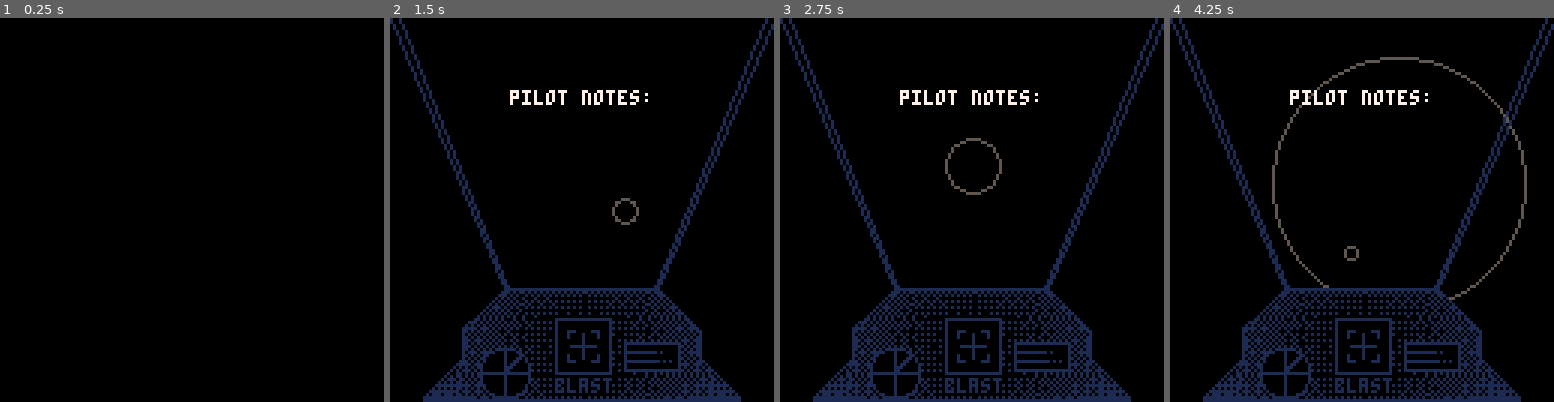
Above: before the commit, frames 1-4 (left to right).
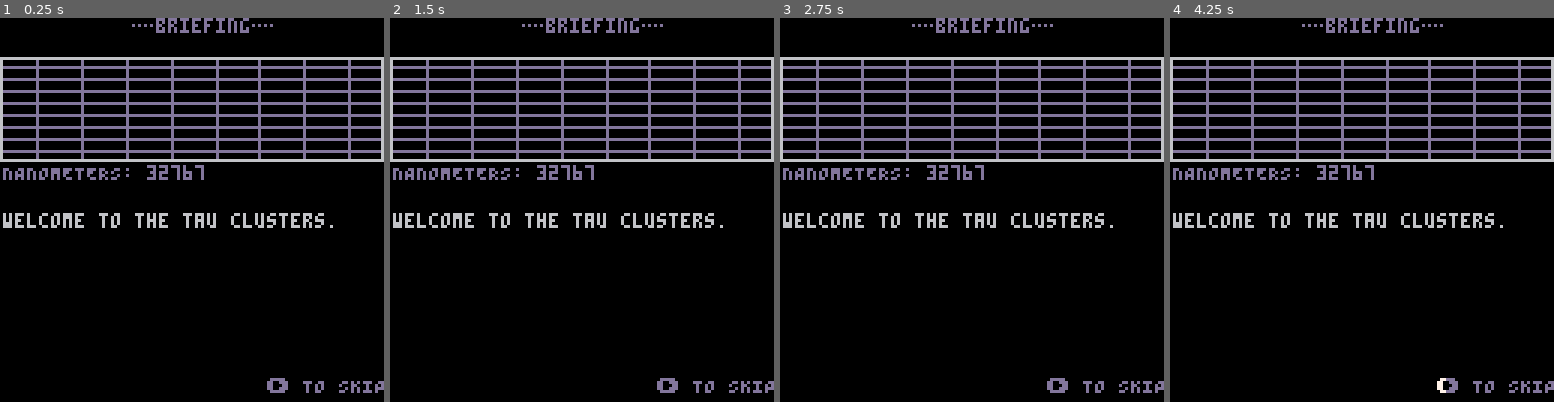
Above: after the commit, the same moments.

Repository: caseylabrack/laser
Game: PICO-8 cartridge zaag.p8
Two runs of this game, one before a commit and one after it. Both use one fixed random seed, a clock stepped at 60 frames per second and the inputs below.
Inputs:
- Up to frame 1 (0.25 s): no input
- Up to frame 2 (1.5 s): tap O (Z key) at 0.33, 0.7, 1.43 s; tap X (X key) at 1.07 s
- Up to frame 3 (2.75 s): hold Left 1.97-2.37 s; tap X (X key) at 2.07, 2.4, 2.73 s; tap O (Z key) at 2.22 s; hold Down from 2.42 s (still down)
- Up to frame 4 (4.25 s): release Down at 2.82 s; hold Right 2.87-3.53 s; tap X (X key) every 0.33 s from 3.07 to 4.07 s; tap O (Z key) at 3.1, 3.98 s; hold Up 3.58-4.08 s; hold Right from 4.13 s (still down)

The runs differ from the first frame. In frame 1, 12% of the frame differs, in the area x 0-100%, y 0-98%; in frame 2, 23%; in frame 3, 23%; in frame 4, 24%, in the area x 0-100%, y 0-100%.

Commit message:
boss intro and some token freeing

Diff:
--- a/zaag.p8
+++ b/zaag.p8
@@ -13,6 +13,7 @@
 -- deepest high score
 -- test repulsive force for seekers
 -- palette bug?
+-- token optimization: multiline cprint?
 
 --😐:
 -- unique death animations
@@ -141,9 +142,9 @@
 	end
 
 	_update60=_mainupdate
---	_draw=_maindraw
-			_draw=_outro
---	slides()
+	_draw=_maindraw
+--			_draw=_outro
+	slides()
 
 --	menuitem(1, "swap ❎/🅾️ btns", btns_toggle)
 --	menuitem(2, "save screenshot", function () extcmd("screen") end)
@@ -178,16 +179,12 @@
 --function _update60()
 function _mainupdate()
 
---if btn(🅾️) then
---	_update60 = nil
---	slides()
---end
-
 tick+=1
 
 -- pause for boss theme reprise
---if stat(46)==33 and extralives==2 then
-if stat(54)==5 or stat(54)==6 then
+if stat(49)==33 then
+	local pct=1-stat(53)/26
+	boss.detht=mid(0,pct,1)
 	return
 end
 
@@ -232,9 +229,9 @@
 for f in all(fs) do
 	f.tick+=1
 	for l in all(f) do --each leaf
-	for p in all(ps) do
-		if p.enabled and touching(p,l) then died(p,l) end
-	end
+		for p in all(ps) do
+			if p.enabled and touching(p,l) then died(p,l) end
+		end
 		l.growcount+=1
 		if l.growcount>f.growgoal and l.r<12 then --grow
 			if not touching(l,inner) then
@@ -244,10 +241,13 @@
 		end
 	end
 	--bud
-	if f.tick%f.br==0
---	and #f<f.max
-	then
-		local couldbuds=filter(function(x) return x.r>=12 end, f)
+	if f.tick%f.br==0 then
+		local couldbuds={}
+		for _,fl in ipairs(f) do
+			if fl.r>=12 then
+				add(couldbuds,fl)
+			end
+		end
 		if #couldbuds>0 then
 			local k,ang,colliding,i,l={},0,true,0,{}
 			while colliding and i<100 do
@@ -857,7 +857,6 @@
 	lvls.nosafezone=nil
 	--special levels override
 	if lvl==0 then lvls={flowers=1} end
---	lvl=12
 	if lvl==12 then lvls={boss=1,lasers=3,safezone=1} end
 end
 
@@ -954,10 +953,6 @@
 			end
 			if unit=="boss" then
 				boss:spawn()
---				sfx(38)
---				music(8)
---				sfx(33)
---					music(5)
 				break
 			end
 			c=i
@@ -966,16 +961,14 @@
 		end
 	end
 	c=i
---	if lvl==12 then music(5) end
---	if lvl==12 then sfx(33,0) end
+	-- boss theme reprise
+	if lvl==12 then sfx(33,3) end
 	while c>0 do c-=1 yield() end
 	state="running"
 	extcmd("rec")
 end
 
 function death(delay)
-	music(-1,100)
-	yield()
 	while delay>0 do
 		delay-=1
 		yield()
@@ -1027,7 +1020,7 @@
 		sspr(20,40,107,16,10,46)
 
 		--print each line of the tip
-		local ytext=54+18
+		local ytext=72
 		for i=1,#tip do
 			local msg=tip[i]
 			if i==1 then msg="tip: "..msg end
@@ -1093,66 +1086,6 @@
 	clearlevel()
 	ps[1].enabled,ps[2].enabled=false,false
 	_draw=_outro
-
-
---	i=120
---	while i>0 do --fade out
---		local pct=1-i/120
---		cp=bwp[ceil(pct*#bwp)]
---		i-=1
---		yield()
---	end
---	clearlevel()
---	inner.enabled=false
---	ps[1].enabled,ps[2].enabled=false,false
-
---	local msg=rnd({"2 ez","gottem","booyah."})
---	local msg=rnd(split"gOTTEM,bOOYAH,2 EZ.")
---	i,cp=180,dp
---	sfx(39)
---
-
---	local loop=true
---	local continue=false
---	while loop do
---	while i>0 or (btn()==0 or btn()>3) do --fade back in, then exit with anykey
---		local pct=i/180
---		cp=bwp[ceil(pct*#bwp)]
---		i-=1
-
---		local ypos=62
-
-		--endless mode
---		if btnp(➡️) then
---			continue=true
---			loop=false
---		end
---
---		--titlescreen
---		if btnp(⬅️) then
---			continue=false
---			loop=false
---		end
-
---		cprint("every tau immaculate!", 64,30,7)
---		cprint("pilot notes:",64,54,7)
---		cprint("\""..msg.."\"",64,62,6)
---
---		cprint("time: "..final_time,64,84,13)
-
-
-
---		yield()
---	end
---	ps[1].enabled,ps[2].enabled=false,false
---
---	if continue then
---		wipe=cocreate(wipe_anim)
---		state="wipe"
---	else
---		state="title"
---		title=cocreate(title_setup)
---	end
 end
 
 function clearlevel()
@@ -1193,23 +1126,6 @@
 function sad (a1,a2)
 	a1,a2=a1*360,a2*360
 	return (a2 - a1 + 540) % 360 - 180
-end
-
---what array elements satisfy predicate function?
-function filter(f,t)
-	local r={}
-	for _,v in ipairs(t) do
-		if f(v) then add(r,v) end
-	end
-	return r
-end
-
---do all array elements satisfy predicate function?
-function allt(f,t)
-	for _,v in ipairs(t) do
-		if not f(v) then return false end
-	end
-	return true
 end
 
 --easings.net
@@ -1468,6 +1384,7 @@
 	zoom⧗+=1
 
 	if zoom⧗%60==0 then
+--		sfx(35,1)
 		add(zooms,{r=1,p=rnd()})
 	end
 
@@ -1477,12 +1394,14 @@
 		return
 	end
 
-	if zoom⧗==60 then sfx(34,0) end
+	if zoom⧗==60 then sfx(34) end
 
  for z=#zooms,1,-1 do
  	zooms[z].r*=1.05
 		zooms[z].p+=.005
-		if zooms[z].r>84 then deli(zooms,z) end
+		if zooms[z].r>84 then
+			deli(zooms,z)
+		end
  	local sx=64+cos(zooms[z].p)*15
  	local sy=64+sin(zooms[z].p)*15
  	circfill(sx,sy,zooms[z].r, 0 | 0x1800)
@@ -1490,10 +1409,11 @@
  end
 
 	cprint("pilot notes:",64,24,7)
-	if stat(50)>12 or stat(46)==-1 then
+	if stat(50)>12 or stat(50)==-1 then
  	cprint("\"BOOYAH\"",64,30,6)
 	end
 
+--	camera(0,sin(t()))
  pal(10,0)
  sspr(0,90,128,49,0,90)
  pal()
@@ -1503,6 +1423,7 @@
 	line(39,90,3,0)
 	line(89,90,128,0)
 	line(88,90,125,0)
+--	camera()
 
 	if zoom⧗>360 then
 		cprint("endless mode ➡️",64,64,13)
@@ -1957,7 +1878,7 @@
 spawn=function(_ENV)
 	enabled,bulges=true,{}
 	x,y,r,hp=64,64,10,10--360
-	state,start,detht="spawn",0,0
+	state,start,detht="spawn",0,1
 end,
 },{__index=_ENV})
 
Not shown, changed: the sound effects (__sfx__) section of zaag.p8
